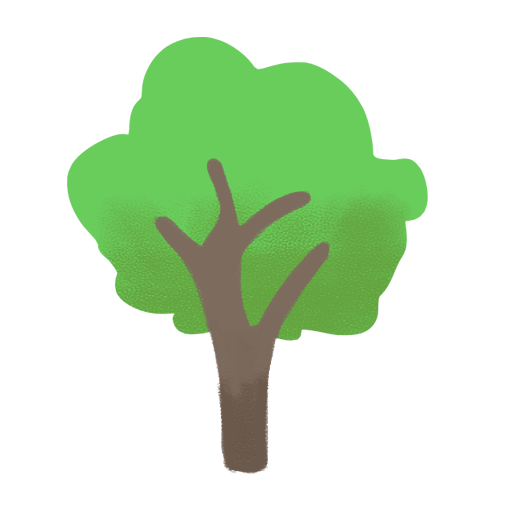
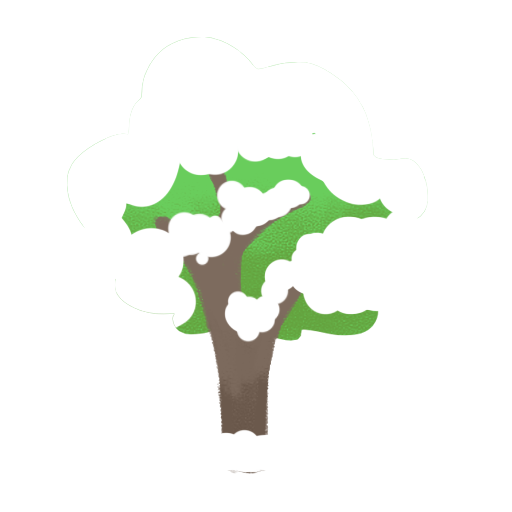
Two versions of the same layered image (512x512). Layer-by-layer changes:
added layer "Layer 2" above "Layer 1" over [67, 37, 428, 472]
